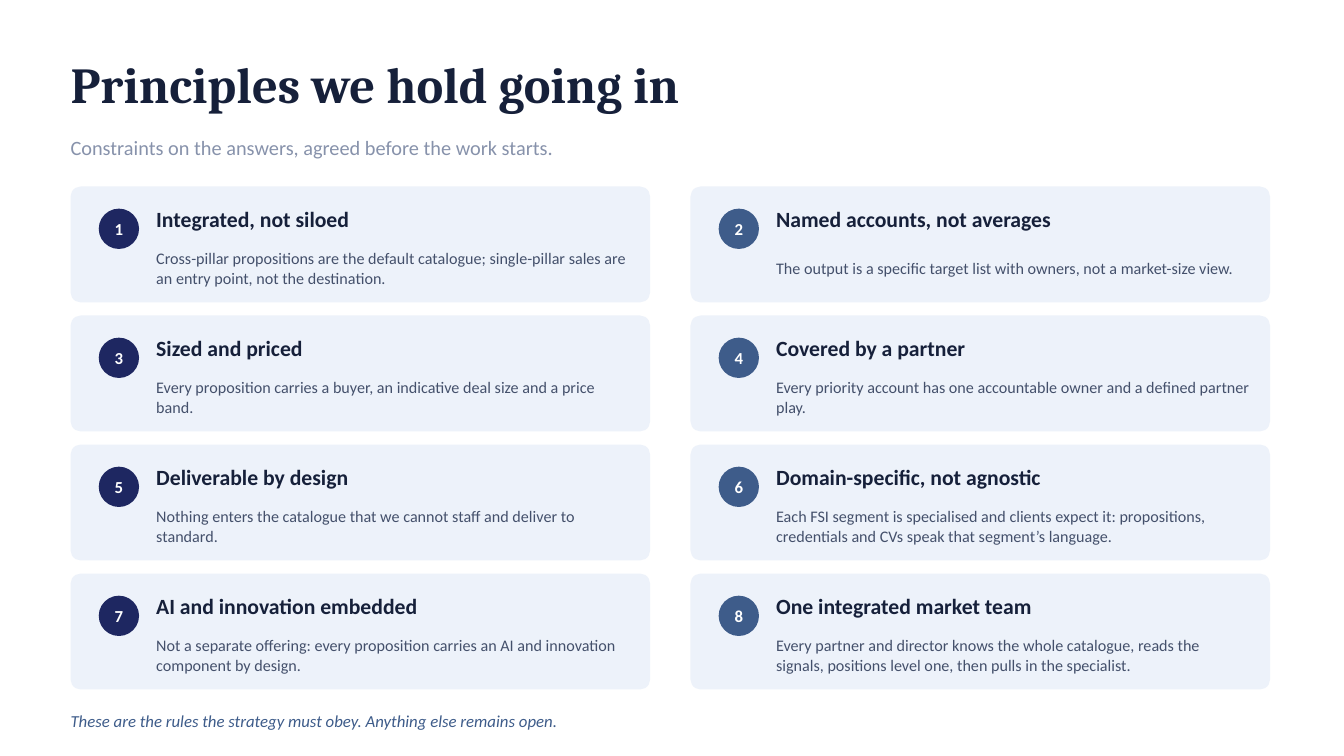
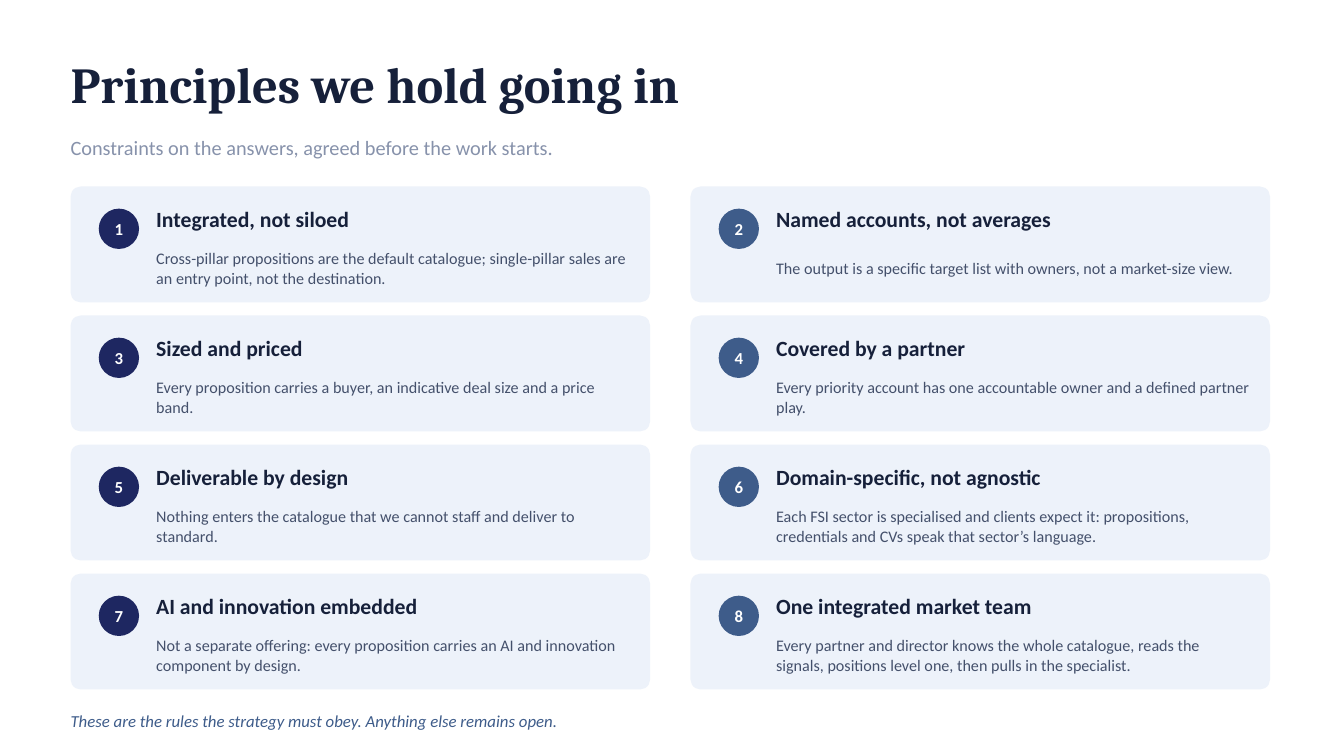
Before and after one commit to dhajjar-cyber/bae, a slide deck: slide 11 of FSI strategy/EAI&D-FSI-Strategy-Development-Plan.pptx. Drawn at 1344x756 pixels with LibreOffice and Linux fonts; fonts in the diff are those of the drawing. Boxes give left, top, right and bottom in pixels: in the first picture for what was removed or moved away, otherwise in the second. Text is boxed around its words. In the diff, an @@ line names an element or a change of style, - is before the commit and + after.

```diff
--- a/FSI strategy/EAI&D-FSI-Strategy-Development-Plan.pptx
+++ b/FSI strategy/EAI&D-FSI-Strategy-Development-Plan.pptx
@@ text at (x1=776, y1=511, x2=1190, y2=545): text changed @@
-Each FSI segment is specialised and clients expect it: propositions, credentials and CVs speak that segment’s language.
+Each FSI sector is specialised and clients expect it: propositions, credentials and CVs speak that sector’s language.
```
Also in this commit, not shown: 18 other slides changed, 2 other files.
